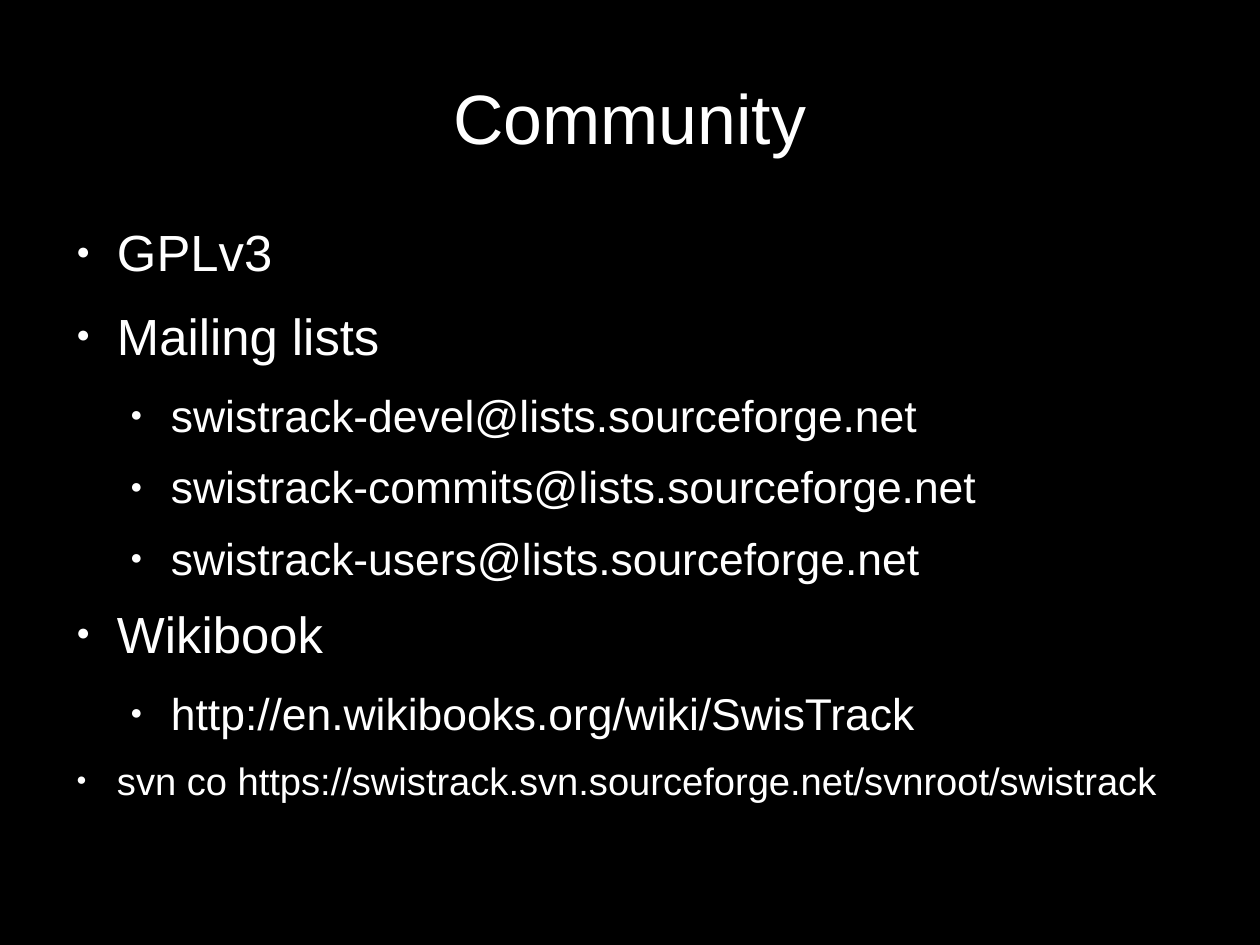
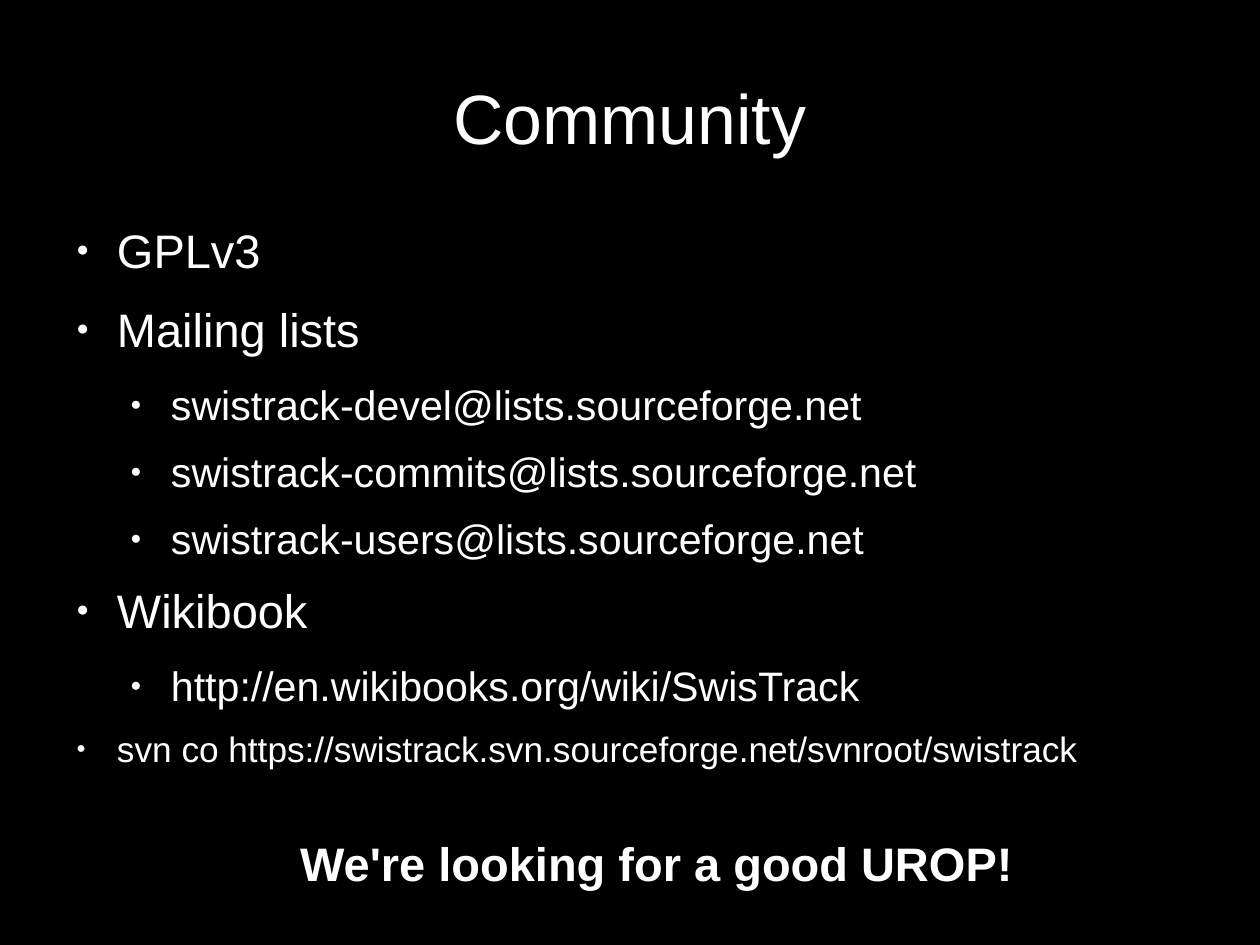
Before and after one commit to d28b/swistrack, a slide deck: slide 37 of Doc/tutorial.stefie10.06.2009/tutorialSlides.odp (slide 32 before the commit). Drawn at 1260x945 pixels with LibreOffice and Linux fonts; fonts in the diff are those of the drawing. Boxes give left, top, right and bottom in pixels: in the first picture for what was removed or moved away, otherwise in the second. Text is boxed around its words. In the diff, an @@ line names an element or a change of style, - is before the commit and + after.

```diff
--- a/Doc/tutorial.stefie10.06.2009/tutorialSlides.odp
+++ b/Doc/tutorial.stefie10.06.2009/tutorialSlides.odp
@@ text at box(117, 235, 1077, 769): size 32 to 29.6 pt in "GPLv3", "Mailing lists", "Wikibook"; size 28 to 25.9 pt in "swistrack-devel@lists.sourceforge.net", "swistrack-commits@lists.sourceforge.net", "swistrack-users@lists.sourceforge.net", "http://en.wikibooks.org/wiki/SwisTrack"; size 24 to 22.2 pt in "svn co https://swistrack.svn.sourceforge.net/svnroot/swistra ..." @@
@@ text at box(300, 847, 1012, 890): paragraph added @@
+We're looking for a good UROP!
```
Also in this commit, not shown: 4 other slides changed, 7 slides added, 2 slides removed.
